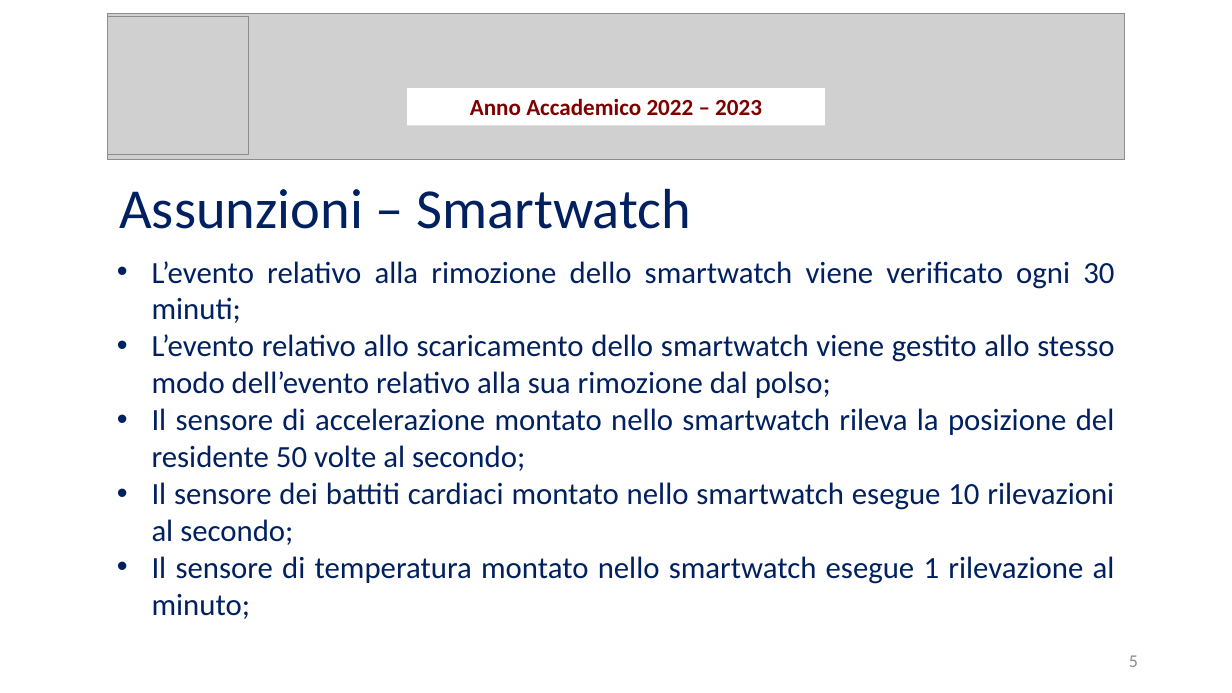
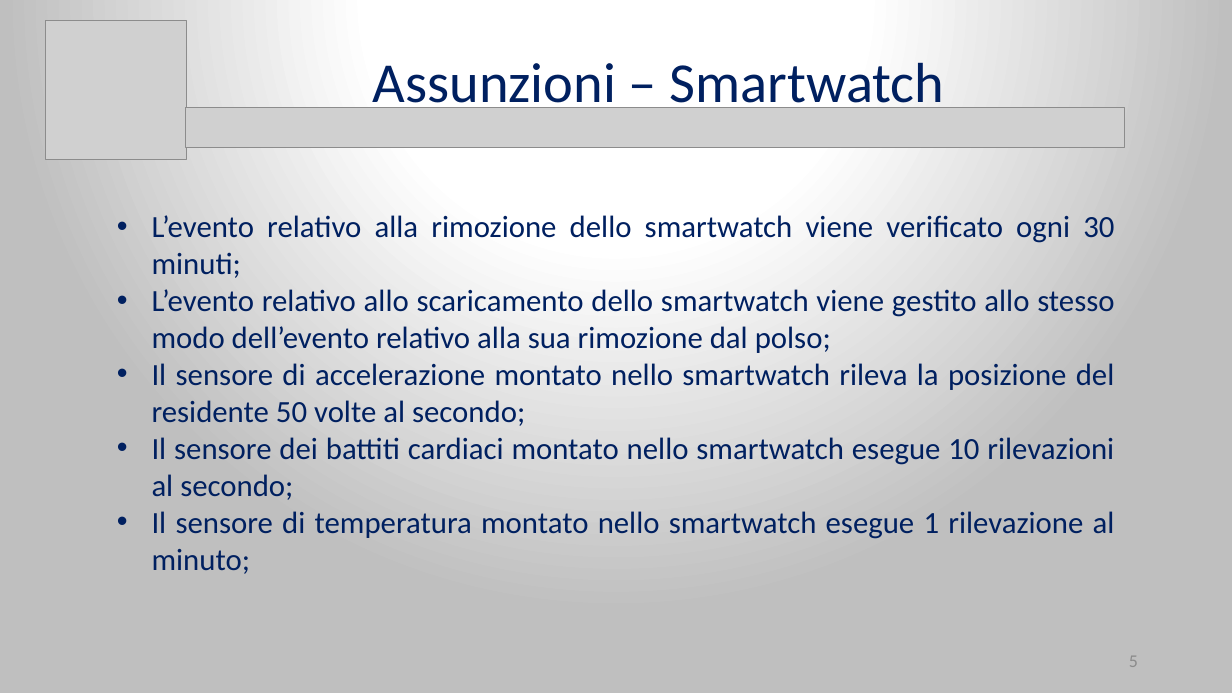
Before and after one commit to Wonderjack996/unimib-software-architecture, a slide deck: slide 5 of Progetto/Presentazione.pptx. Drawn at 1232x693 pixels with LibreOffice and Linux fonts; fonts in the diff are those of the drawing; grey boxes stand for pictures. Boxes give left, top, right and bottom in pixels: in the first picture for what was removed or moved away, otherwise in the second. Text is boxed around its words. In the diff, an @@ line names an element or a change of style, - is before the commit and + after.

```diff
--- a/Progetto/Presentazione.pptx
+++ b/Progetto/Presentazione.pptx
@@ background #FFFFFF to gradient #FFFFFF to #BFBFBF @@
@@ picture added at [46,20,187,159] @@
@@ picture removed at [108,14,1125,160] @@
@@ picture removed at [108,17,249,155] @@
@@ text "Assunzioni – Smartwatch": place and size @@
-text "Assunzioni – Smartwatch" at [119,188,692,229]
+text "Assunzioni – Smartwatch" at [373,62,945,116]
@@ text "Assunzioni – Smartwatch" at [373,62,945,116]: alignment justified to centre @@
@@ rectangle removed at [408,88,825,125] @@
-Anno Accademico 2022 – 2023
@@ picture added at [186,108,1125,148] @@
@@ text "L’evento relativo alla rimozione dello ...": place and size @@
-text "L’evento relativo alla rimozione dello ..." at [152,261,1115,619]
+text "L’evento relativo alla rimozione dello ..." at [152,215,1115,574]
```
Also in this commit, not shown: 57 other slides changed, 1 other file.
